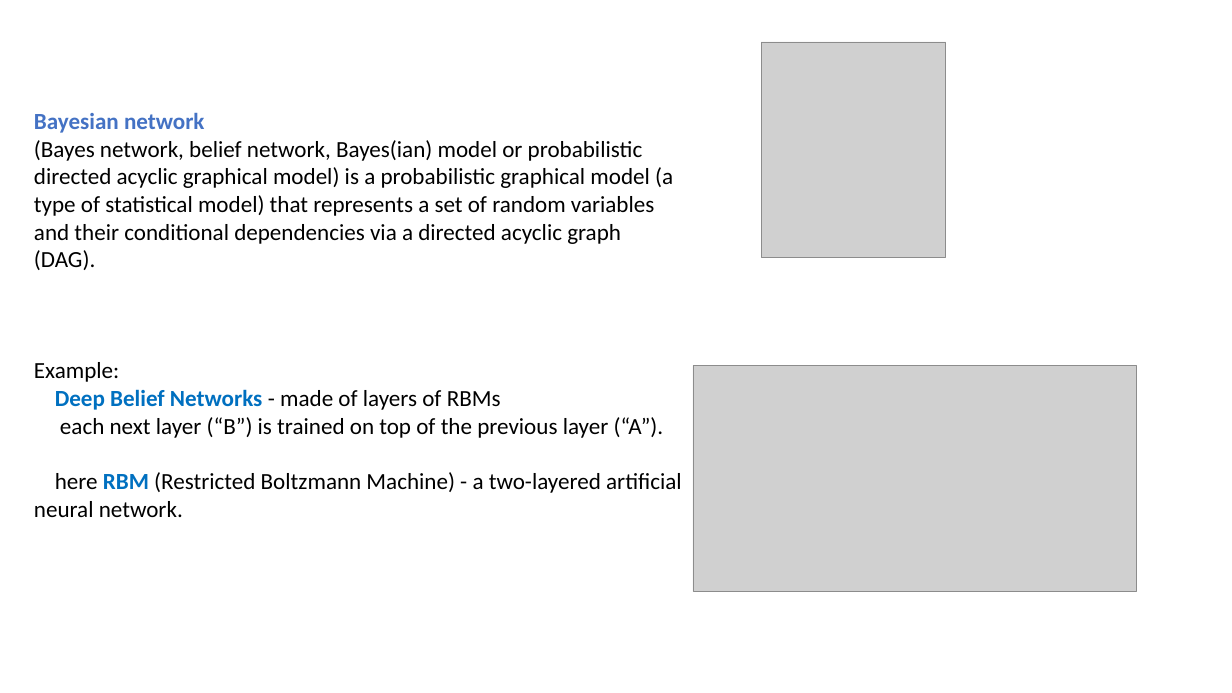
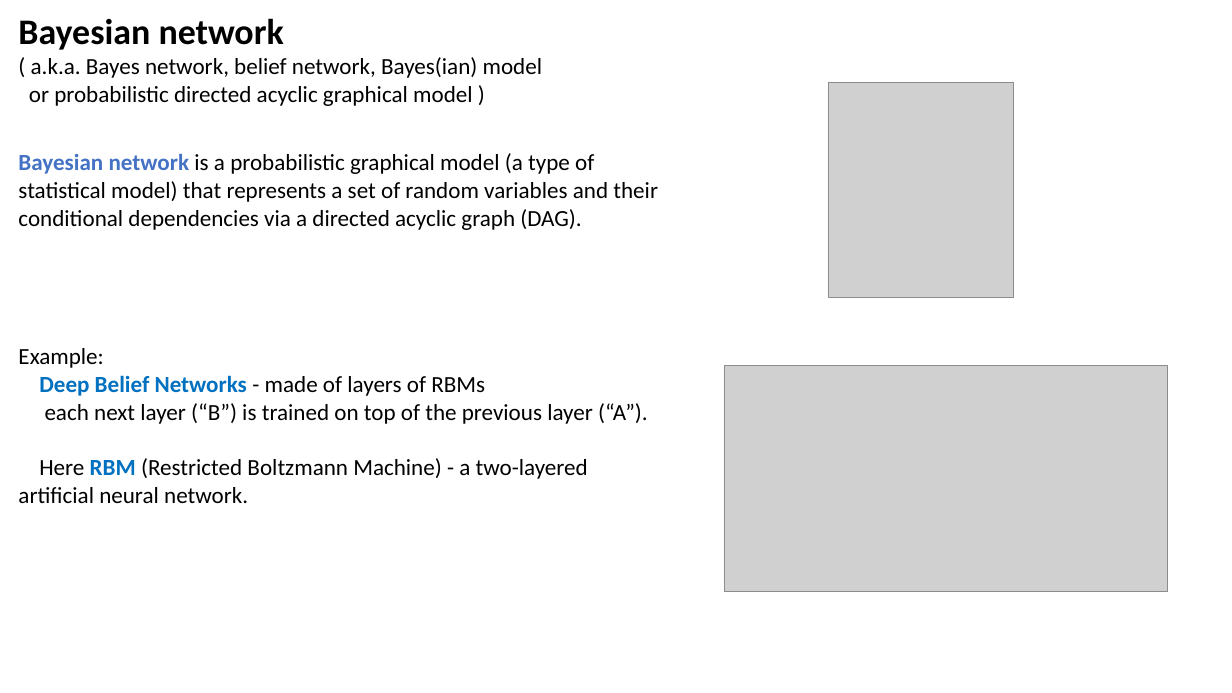
Before and after one commit to lselector/ml_ai_doc, a slide deck: slide 8 of Bayes_Bayesian.pptx. Drawn at 1232x693 pixels with LibreOffice and Linux fonts; fonts in the diff are those of the drawing; grey boxes stand for pictures. Boxes give left, top, right and bottom in pixels: in the first picture for what was removed or moved away, otherwise in the second. Text is boxed around its words. In the diff, an @@ line names an element or a change of style, - is before the commit and + after.

```diff
--- a/Bayes_Bayesian.pptx
+++ b/Bayes_Bayesian.pptx
@@ text added at [18, 18, 542, 106], 18 pt, text #000000 @@
+Bayesian network
+( a.k.a. Bayes network, belief network, Bayes(ian) model
+or probabilistic directed acyclic graphical model )
@@ picture: place and size @@
-picture at [762, 42, 946, 257]
+picture at [829, 82, 1014, 298]
@@ text "Bayesian network is a probabilistic ...": place and size @@
-text "Bayesian network is a probabilistic ..." at [34, 113, 682, 517]
+text "Bayesian network is a probabilistic ..." at [18, 153, 658, 503]
@@ text at [18, 153, 658, 230]: text changed @@
-Bayesian network
-(Bayes network, belief network, Bayes(ian) model or probabilistic directed acyclic graphical model) is a probabilistic graphical model (a type of statistical model) that represents a set of random variables and their conditional dependencies via a directed acyclic graph (DAG).
+Bayesian network is a probabilistic graphical model (a type of statistical model) that represents a set of random variables and their conditional dependencies via a directed acyclic graph (DAG).
@@ picture: place and size @@
-picture at [693, 366, 1137, 592]
+picture at [725, 366, 1168, 592]
@@ text at [18, 458, 588, 503]: text changed @@
-here RBM (Restricted Boltzmann Machine) - a two-layered artificial neural network.
+Here RBM (Restricted Boltzmann Machine) - a two-layered artificial neural network.
```
Also in this commit, not shown: 5 other slides changed.
